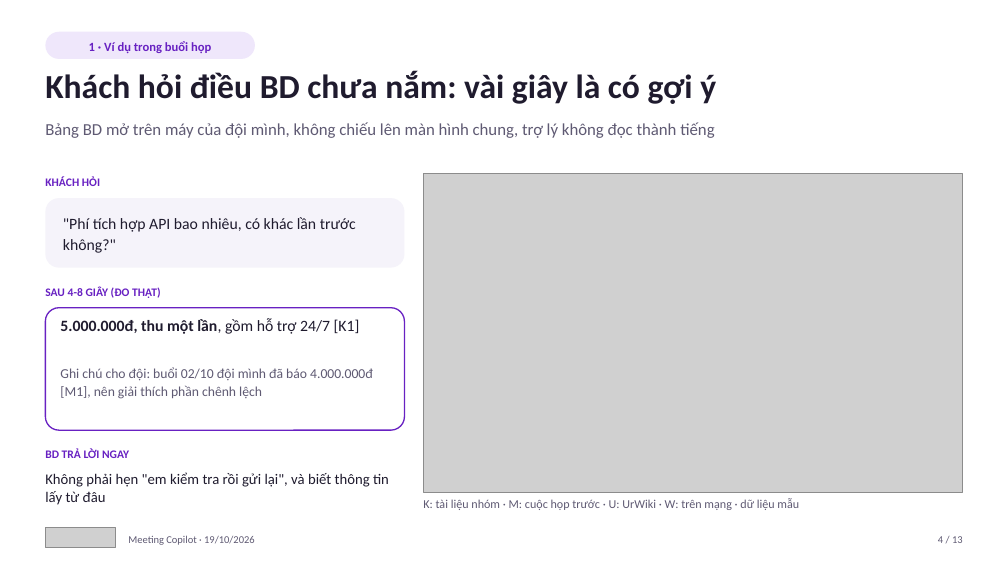
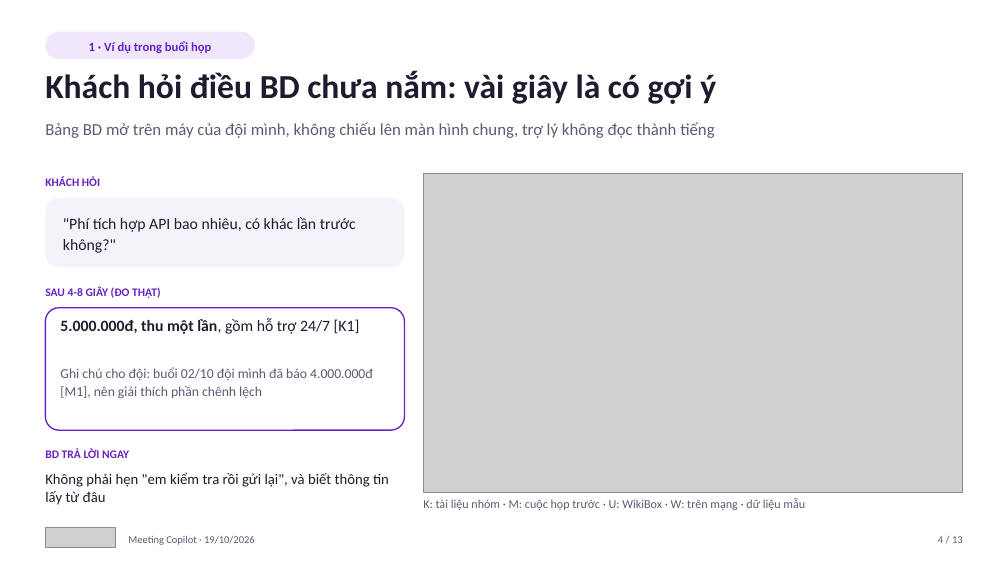
Before and after one commit to phucbh-hue/metting-assistant, a slide deck: slide 4 of docs/pitch/UrBox Meeting Copilot - Trinh bay 19.10.2026.pptx. Drawn at 1008x567 pixels with LibreOffice and Linux fonts; fonts in the diff are those of the drawing; grey boxes stand for pictures. Boxes give left, top, right and bottom in pixels: in the first picture for what was removed or moved away, otherwise in the second. Text is boxed around its words. In the diff, an @@ line names an element or a change of style, - is before the commit and + after.

```diff
--- a/docs/pitch/UrBox Meeting Copilot - Trinh bay 19.10.2026.pptx
+++ b/docs/pitch/UrBox Meeting Copilot - Trinh bay 19.10.2026.pptx
@@ text at (423, 498, 805, 510): text changed @@
-K: tài liệu nhóm · M: cuộc họp trước · U: UrWiki · W: trên mạng · dữ liệu mẫu
+K: tài liệu nhóm · M: cuộc họp trước · U: WikiBox · W: trên mạng · dữ liệu mẫu
```
Also in this commit, not shown: 8 other slides changed, 8 other files.
